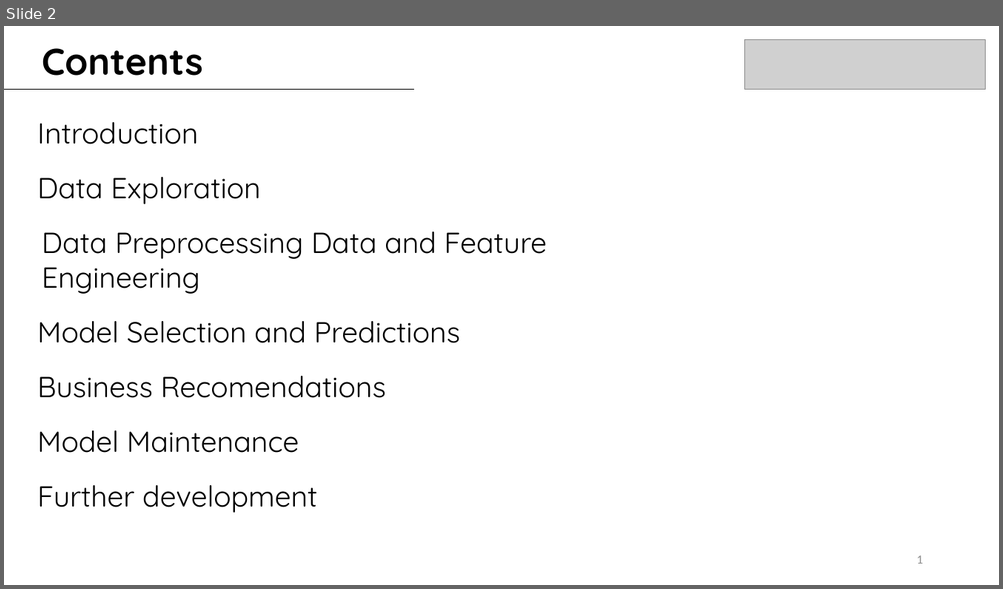
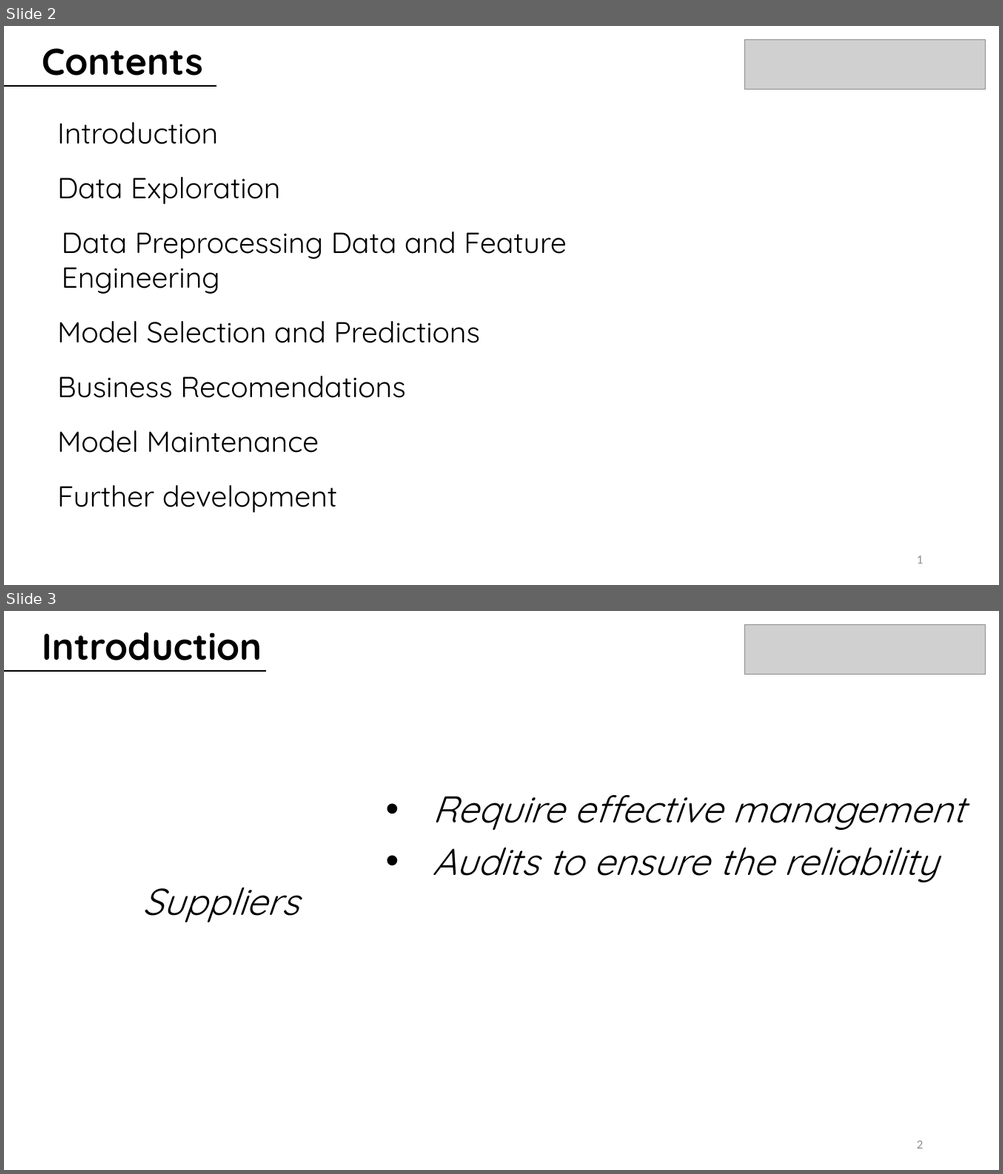
Before and after one commit to juanbeta98/DataScienceStudyCase, a slide deck: BMW ML Case Study.pptx. Shown one above the other, each under a label of ours: slide 2 before the commit, slides 2 and 3 after it. The pictures are 1003x589 and 1003x1174 pixels, drawn with LibreOffice and Linux fonts; fonts in the diff are those of the drawing; grey boxes stand for pictures. Boxes give left, top, right and bottom in pixels: in the first picture for what was removed or moved away, otherwise in the second. Text is boxed around its words. In the diff, an @@ line names an element or a change of style, - is before the commit and + after.

```diff
--- a/BMW ML Case Study.pptx
+++ b/BMW ML Case Study.pptx
@@ slide 3 added at <box>4,611,999,1170</box>, background #FFFFFF @@
@@ text added at <box>42,632,262,661</box>, 36 pt, text #000000, bold @@
+Introduction
@@ picture added at <box>744,625,985,675</box> @@
@@ line added from (4, 670) to (266, 670), #000000 0.5 pt @@
@@ line added from (4, 672) to (266, 672), #000000 0.5 pt @@
@@ text added at <box>432,795,965,883</box>, 36 pt, text #000000, italic @@
+• Require effective management
+• Audits to ensure the reliability
@@ text added at <box>142,887,299,923</box>, 36 pt, text #000000, italic @@
+Suppliers
@@ page number added at <box>916,1141,922,1149</box>, 12 pt, text #8C8C8C @@
+2
@@ slide 2 changed as well @@
@@ line moved from (4, 89) - (415, 89) to (4, 85) - (216, 85) @@
@@ line added from (4, 87) to (216, 87), #000000 0.5 pt @@
@@ text "Data Preprocessing Data and Feature ...": place and size @@
-text "Data Preprocessing Data and Feature ..." at <box>42,232,547,294</box>
+text "Data Preprocessing Data and Feature ..." at <box>62,232,566,294</box>
@@ 6 texts: place and size @@
-6 texts at <box>37,122,460,513</box>
+6 texts at <box>57,122,480,513</box>
```
Also in this commit, not shown: 1 other slide changed, 8 other slides added, 1 other file.
